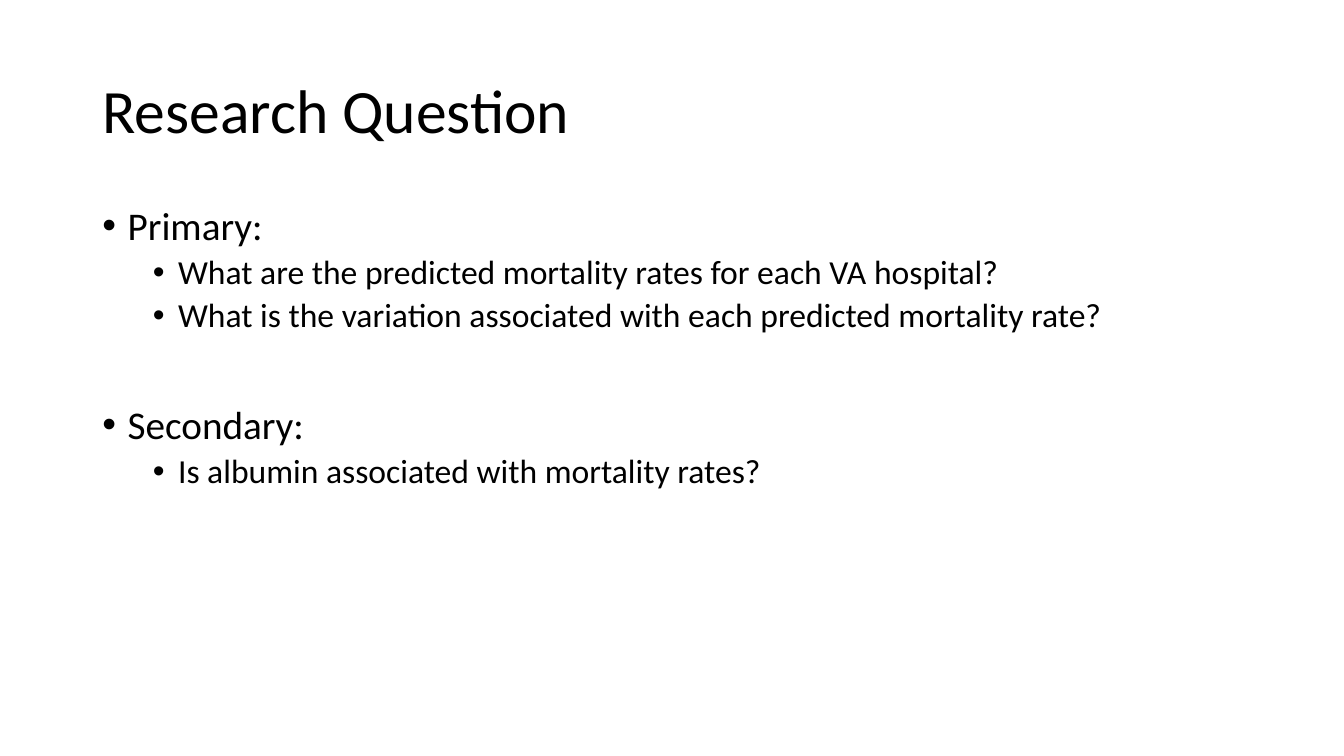
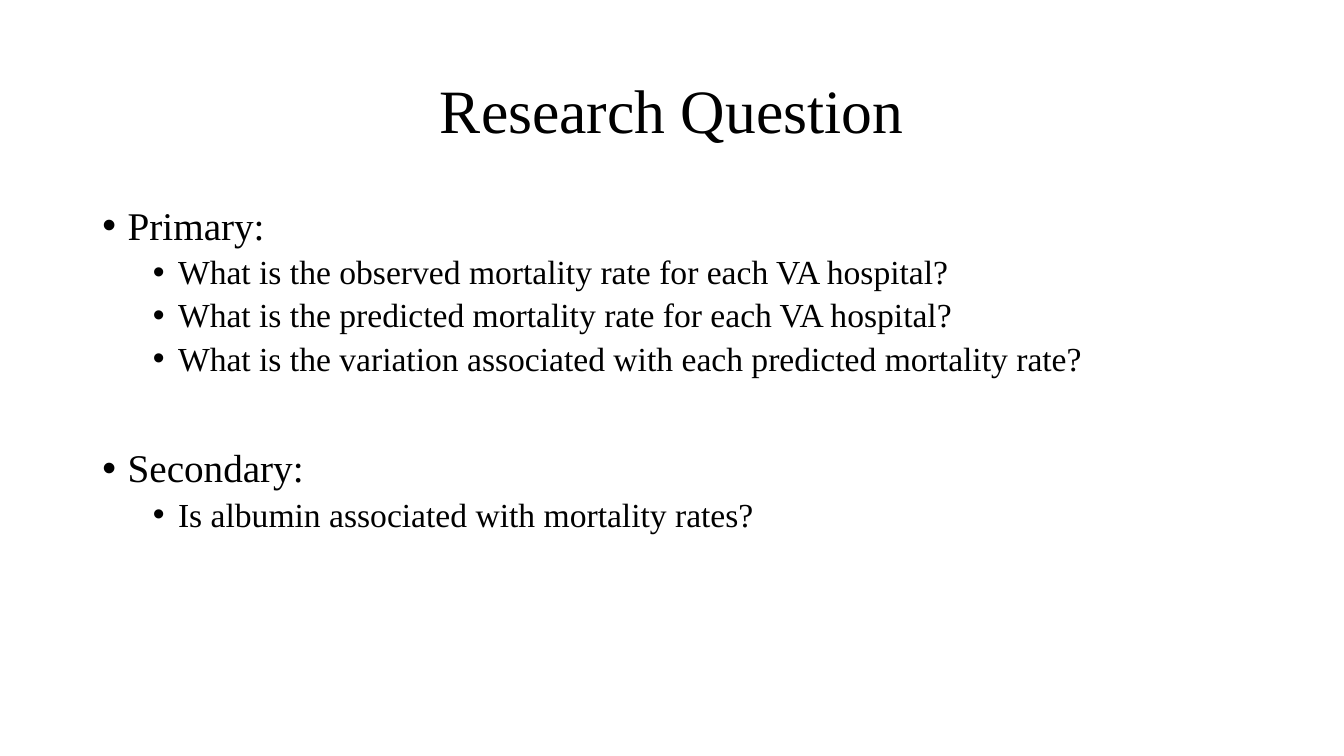
Before and after one commit to elcotton/bios6623-elcotton, a slide deck: slide 2 of Project2/Reports/BIOS6623_Project2_FinalPresentation.pptx. Drawn at 1344x756 pixels with LibreOffice and Linux fonts; fonts in the diff are those of the drawing. Boxes give left, top, right and bottom in pixels: in the first picture for what was removed or moved away, otherwise in the second. Text is boxed around its words. In the diff, an @@ line names an element or a change of style, - is before the commit and + after.

```diff
--- a/Project2/Reports/BIOS6623_Project2_FinalPresentation.pptx
+++ b/Project2/Reports/BIOS6623_Project2_FinalPresentation.pptx
@@ title "Research Question" at [440, 90, 903, 143]: font Calibri to Times New Roman; alignment left to centre @@
@@ text at [128, 214, 1081, 533]: font Calibri to Times New Roman in "Primary:", "What is the variation associated with each ...", "Secondary:", "Is albumin associated with mortality rates?" @@
@@ text at [178, 260, 951, 334]: text changed; font Calibri to Times New Roman @@
-  • What are the predicted mortality rates for each VA hospital?
+  • What is the observed mortality rate for each VA hospital?
+  • What is the predicted mortality rate for each VA hospital?
```
Also in this commit, not shown: 4 other slides changed, 2 slides added, 3 slides removed, 5 other files.
